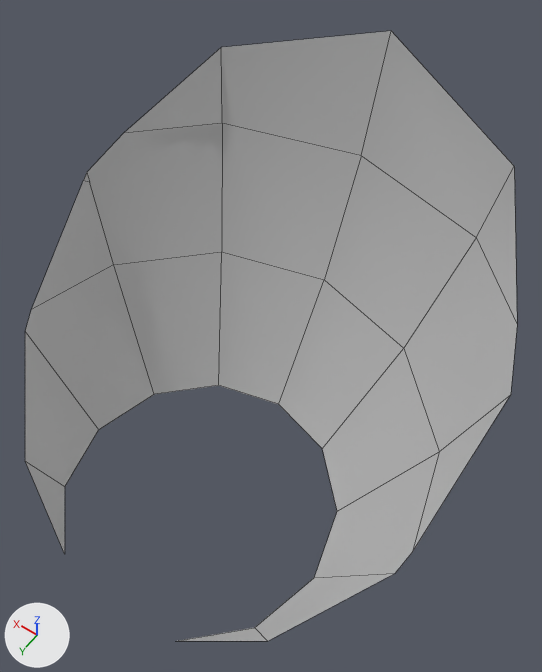
What one commit did to the FBX model Environment/Scene_props/scenes/Asset_breakable_vase_02.fbx.
Both versions are drawn from a 50 mm lens placed at (-0.611, 0.559, 1.674), pointed at (-0.047, -0.231, 0.433). Lighting does not change. The marker at lower left points along +X, +Y and +Z. Mesh edges are drawn as thin lines. Where no turn or scale is listed for an object, it has been applied to the vertices.

The scene before the commit, as lines of its bpy script (objects in view):
```python
me_mesh = bpy.data.meshes.new('Mesh')
me_mesh.from_pydata(...)  # 35 vertices, 21 faces; spans x -0.525..0.525, y -0.702..0.288, z 0.0..0.879
me_mesh.materials.append(mat_lambert1)  # grey #bcbcbc
ob_asset_breakable_vase_02 = bpy.data.objects.new('Asset_breakable_vase_02', me_mesh)
ob_asset_breakable_vase_02.location = (0.0, 0.0, 0.0)
```
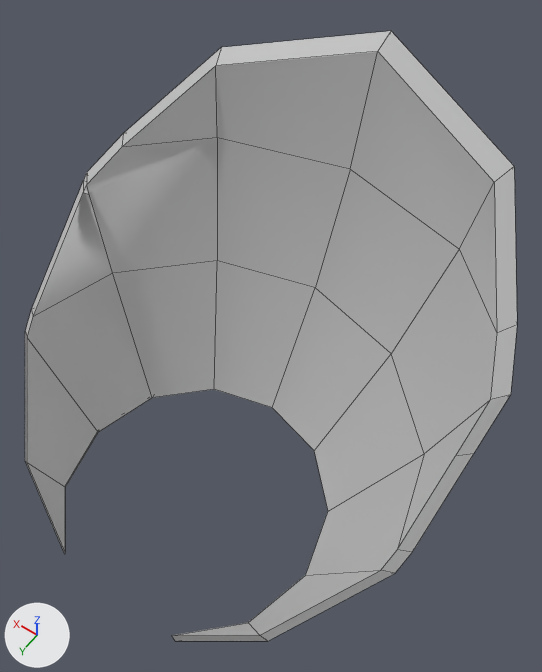
Commit message: vase tout bien

Boxes [x1, y1, x2, y2] around the edits, measured in the pictures (542 x 672 px):
part 1 of me_mesh, added
    after: [25, 31, 517, 641]

The change, as a diff of the scene's bpy script:
```diff
--- a/Environment/Scene_props/scenes/Asset_breakable_vase_02.fbx.py
+++ b/Environment/Scene_props/scenes/Asset_breakable_vase_02.fbx.py
@@ me_mesh @@
 # used by ob_asset_breakable_vase_02; location = (0.0, 0.0, 0.0)
-me_mesh.from_pydata(...)  # 35 vertices, 21 faces; spans x -0.525..0.525, y -0.702..0.288, z 0.0..0.879
+me_mesh.from_pydata(...)  # 70 vertices, 69 faces; spans x -0.525..0.525, y -0.702..0.288, z 0.0..0.879
+# me_mesh part 1
+# 35 vertices are added at x -0.5..0.5, y -0.655..0.287, z 0.021..0.858
+# 48 new faces join them
 me_mesh.materials.append(mat_lambert1)
```
